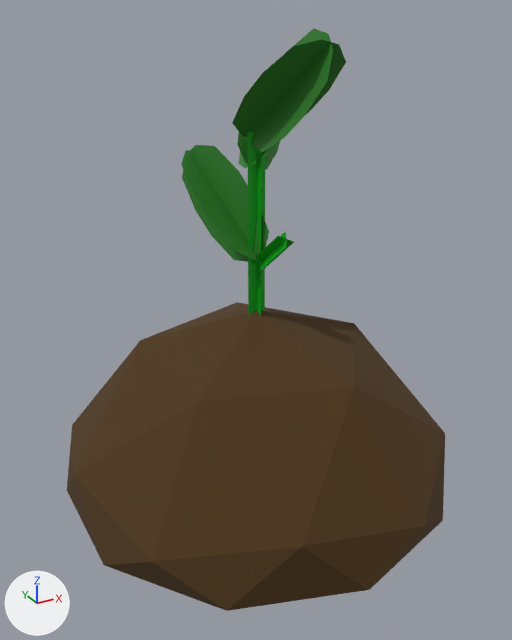
The Blender file source/Assets/Plants/potato.blend: old version first, new version second.
One viewpoint serves both versions: a camera (50 mm lens) standing at (-0.282, -0.511, 0.384) and looking at (-0.007, -0.011, 0.135). Every picture has the same lights, and +X, +Y and +Z are marked at lower left.

The scene before the commit, as lines of its bpy script (objects in view):
```python
mat_potato = principled_material('Potato')
mat_potato.base_color = (0.0775, 0.038, 0.00772)  # brown #4f3715
mat_potato.roughness = 1.0
me_icosphere_003 = bpy.data.meshes.new('Icosphere.003')
me_icosphere_003.from_pydata(...)  # 26 vertices, 41 faces; spans x -0.85..0.89, y -0.88..0.88, z 0.3..1.0
me_icosphere_003.materials.append(mat_potato)  # brown #4f3715
me_plane_004 = bpy.data.meshes.new('Plane.004')
me_plane_004.from_pydata(...)  # 24 vertices, 2 faces; spans x -1.0..1.0, y -1.0..1.0, z -0.48..0.48
me_plane_004.materials.append(mat_leaf)  # green #2e7e28
me_plane_005 = bpy.data.meshes.new('Plane.005')
me_plane_005.from_pydata(...)  # 24 vertices, 2 faces; spans x -1.0..1.0, y -1.0..1.0, z -0.48..0.48
me_plane_005.materials.append(mat_leaf)  # green #2e7e28
ob_icosphere = bpy.data.objects.new('Icosphere', me_icosphere_003)
ob_icosphere.location = (0.0, 0.0, -0.104)
ob_icosphere.scale = (0.207, 0.207, 0.242)
ob_plane_003 = bpy.data.objects.new('Plane.003', me_plane_004)
ob_plane_003.location = (0.006, -0.036, 0.326)
ob_plane_003.rotation_euler = (-1.211, -0.781, 1.323)  # degrees (-69, -45, 76)
ob_plane_003.scale = (-0.0298, -0.0559, -0.0623)
ob_plane_004 = bpy.data.objects.new('Plane.004', me_plane_005)
ob_plane_004.location = (-0.016, 0.029, 0.23)
ob_plane_004.rotation_euler = (-1.67, -2.417, 2.137)  # degrees (-96, -138, 122)
ob_plane_004.scale = (-0.0298, -0.0559, -0.0623)
# also in view: 'Plane.001' at (0.0, 0.0, 0.209); 'Plane.002' at (0.006, -0.014, 0.195)
```
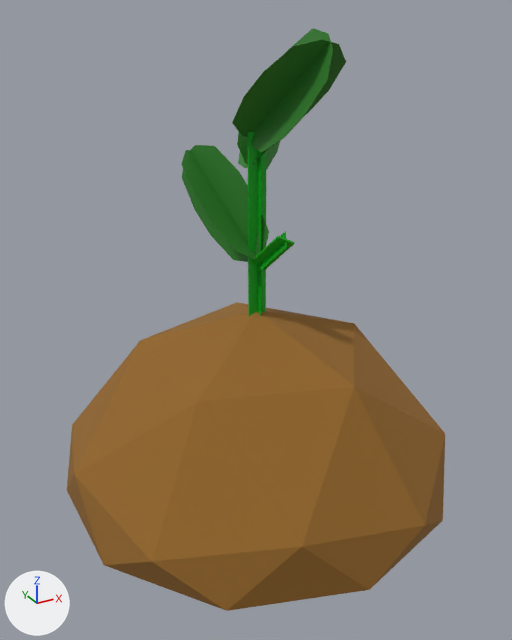
Boxes [x1, y1, x2, y2] around the edits, measured in the pictures (512 x 640 px):
'Icosphere', recoloured: [67, 302, 445, 611] in both

Patch to the scene script:
```diff
--- a/source/Assets/Plants/potato.blend.py
+++ b/source/Assets/Plants/potato.blend.py
@@ mat_potato @@
 mat_potato = principled_material('Potato')
-mat_potato.base_color = (0.0775, 0.038, 0.00772)  # brown #4f3715
+mat_potato.base_color = (0.295, 0.136, 0.0215)  # brown #946728
 mat_potato.roughness = 1.0
```
